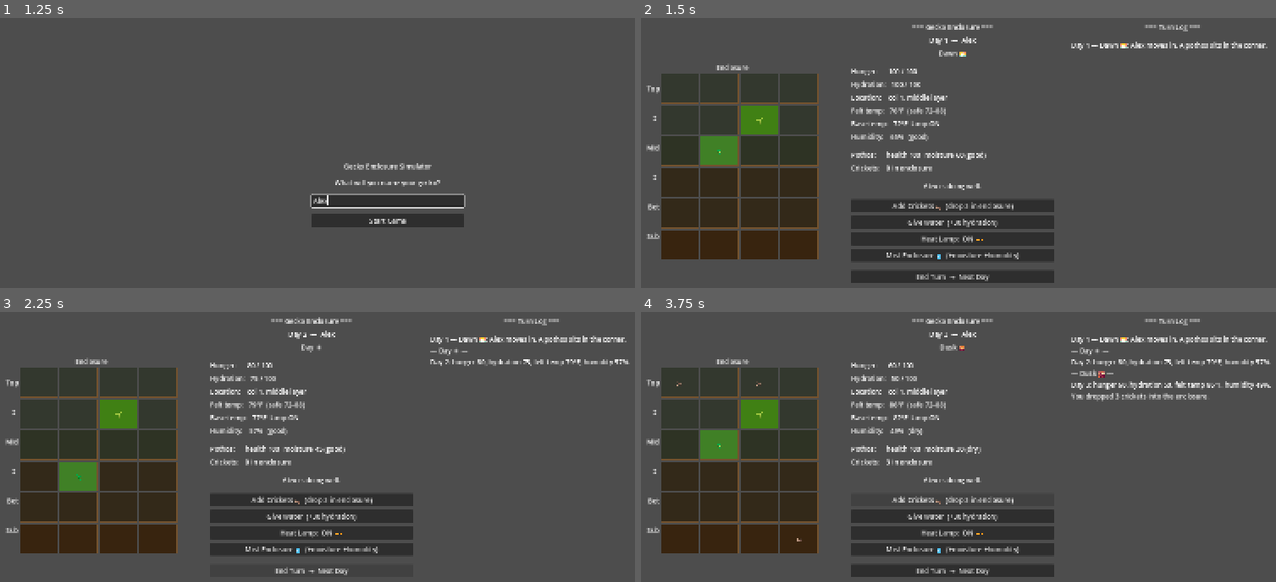
Above: before the commit, frames 1-4 (two rows, left to right).
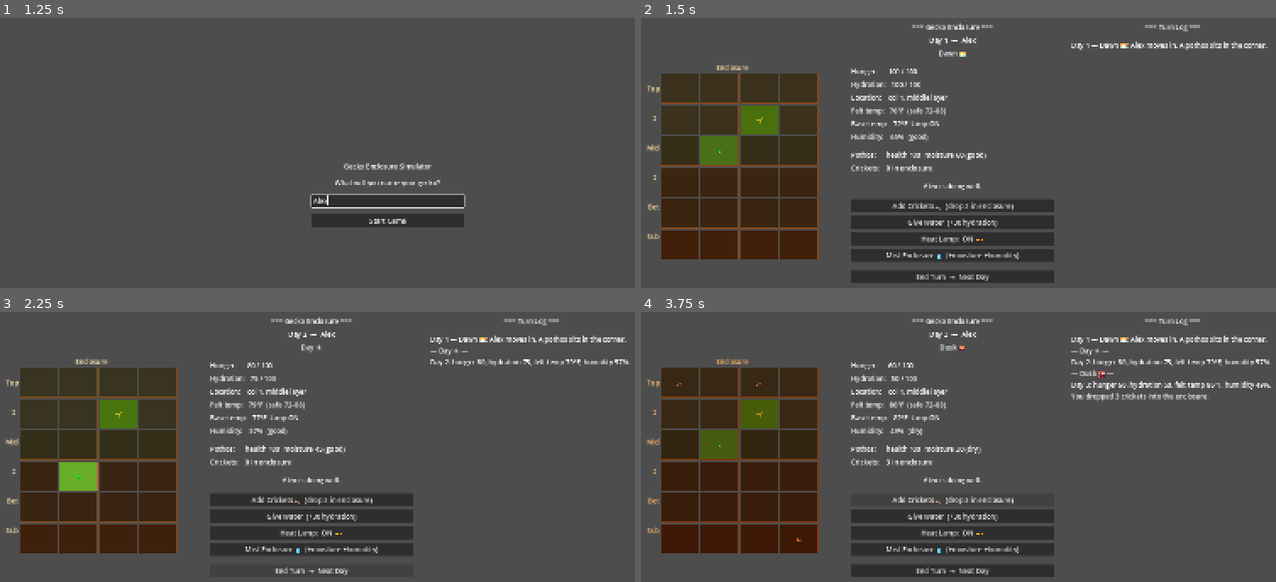
Above: after the commit, the same moments.

Repository: soapsmith/gecko-enclosure-simulator
Game: Godot game, scene res://scenes/main.tscn
Two runs of this game, one before a commit and one after it. Both use one fixed random seed, a clock stepped at 60 frames per second and the inputs below.
Inputs (mouse positions are in pixels of both pictures, inside the frame that each line leads up to):
- Up to frame 1 (1.25 s): click (387, 201) at 0.52 s; type "Alex" at 0.6 s
- Up to frame 2 (1.5 s): click "Start Game" at 1.25 s
- Up to frame 3 (2.25 s): click "End Turn → Next Day" at 2 s
- Up to frame 4 (3.75 s): click "End Turn → Next Day" at 2.75 s; click "Add Crickets 🦗 (drop 3 in enc…" at 3.5 s

Frame 1 is identical in both runs. In frame 2, 0.2% of the frame differs, in the area x 1-19%, y 17-82%; in frame 3, 0.8%; in frame 4, 6.6%, in the area x 0-28%, y 17-90%.

Commit message:
Add atmosphere tinting and tile animations
Grid smoothly tweens between time-of-day color palettes: warm amber
at dawn, bright at day, deep orange at dusk, cool blue at night.
Gecko tile pulses white on movement, bursts yellow-gold on cricket
catch. Window widened to 1600px for three-column layout.

Co-Authored-By: Claude Sonnet 4.6 <noreply@anthropic.com>

Diff:
--- a/scripts/Main.gd
+++ b/scripts/Main.gd
@@ -4,10 +4,10 @@
 var gecko_name: String = "Gecko"
 var hunger: int      = 100
 var hydration: int   = 100
-var temperature: int = 72   # Base ambient temp (bottom of enclosure)
+var temperature: int = 72
 var lamp_on: bool    = true
-var humidity: int    = 65   # Global humidity 0-100
-var time_of_day: int = 0    # 0=Dawn 1=Day 2=Dusk 3=Night, cycles each turn
+var humidity: int    = 65
+var time_of_day: int = 0    # 0=Dawn 1=Day 2=Dusk 3=Night
 var day: int         = 1
 var alive: bool      = true
 
@@ -23,7 +23,7 @@
 
 # Crickets
 var crickets: Array = []
-const CRICKET_LIFESPAN: int      = 5
+const CRICKET_LIFESPAN: int       = 5
 const CRICKET_HUNGER_RESTORE: int = 25
 
 const GRID_COLS: int = 4
@@ -34,11 +34,18 @@
 const TEMP_SAFE_LOW: int  = 72
 const TEMP_SAFE_HIGH: int = 88
 
-# How much warmer each row feels vs the base temp (heat rises, lamp at top)
-# Index 0 = top row, index 5 = substrate
 const ROW_TEMP_BONUS: Array = [8, 6, 4, 2, 1, 0]
 
-const TIME_NAMES:  Array = ["Dawn 🌅", "Day ☀️", "Dusk 🌇", "Night 🌙"]
+const TIME_NAMES: Array = ["Dawn 🌅", "Day ☀️", "Dusk 🌇", "Night 🌙"]
+
+# Atmosphere: modulate applied to the whole grid node each time-of-day phase
+# These multiply with tile colors — warm at dawn/dusk, bright at day, cool/dark at night
+const ATMOSPHERE: Array = [
+	Color(1.15, 0.88, 0.62),   # Dawn  — warm amber
+	Color(1.05, 1.05, 0.97),   # Day   — clean bright
+	Color(1.10, 0.72, 0.42),   # Dusk  — deep orange
+	Color(0.48, 0.52, 0.82),   # Night — cool blue
+]
 
 const ROW_LABELS: Array = ["Top", "  ↕ ", "Mid", "  ↕ ", "Bot", "Sub"]
 
@@ -46,6 +53,7 @@
 var name_screen: Control
 var name_input: LineEdit
 var game_screen: Control
+var grid_node: Control       # The left VBox; modulate tweened for atmosphere
 
 var day_label: Label
 var time_label: Label
@@ -124,6 +132,8 @@
 	gecko_name = entered if entered.length() > 0 else "Gecko"
 	name_screen.hide()
 	game_screen.show()
+	# Set initial atmosphere without tweening
+	grid_node.modulate = ATMOSPHERE[time_of_day]
 	_log("Day 1 — %s: %s moves in. A pothos sits in the corner." % [TIME_NAMES[time_of_day], gecko_name])
 	_update_display()
 
@@ -155,20 +165,20 @@
 
 
 func _build_grid_column(parent: Node) -> void:
-	var left = VBoxContainer.new()
-	left.alignment = BoxContainer.ALIGNMENT_CENTER
-	left.size_flags_horizontal = Control.SIZE_EXPAND_FILL
-	parent.add_child(left)
+	grid_node = VBoxContainer.new()
+	grid_node.alignment = BoxContainer.ALIGNMENT_CENTER
+	grid_node.size_flags_horizontal = Control.SIZE_EXPAND_FILL
+	parent.add_child(grid_node)
 
 	var grid_title = Label.new()
 	grid_title.text = "Enclosure"
 	grid_title.horizontal_alignment = HORIZONTAL_ALIGNMENT_CENTER
-	left.add_child(grid_title)
+	grid_node.add_child(grid_title)
 
 	var grid_row = HBoxContainer.new()
 	grid_row.alignment = BoxContainer.ALIGNMENT_CENTER
 	grid_row.add_theme_constant_override("separation", 4)
-	left.add_child(grid_row)
+	grid_node.add_child(grid_row)
 
 	var row_label_col = VBoxContainer.new()
 	row_label_col.add_theme_constant_override("separation", 0)
@@ -303,7 +313,6 @@
 	right.add_child(restart_button)
 
 
-
 # ══════════════════════════════════════════════════════════════
 # BUTTON HANDLERS
 # ══════════════════════════════════════════════════════════════
@@ -339,40 +348,35 @@
 func _on_end_turn_pressed() -> void:
 	if not alive: return
 
-	# Advance time of day and announce phase changes
 	var prev_time = time_of_day
 	time_of_day = (time_of_day + 1) % 4
 	if time_of_day != prev_time:
 		_log("— %s —" % TIME_NAMES[time_of_day])
+		_tween_atmosphere(ATMOSPHERE[prev_time], ATMOSPHERE[time_of_day])
 
 	day      += 1
-	hunger    = max(0, hunger    - 20)
-
-	# Dry air makes the gecko thirstier
+	hunger    = max(0, hunger - 20)
 	var thirst_drain = 25 + (10 if humidity < 40 else 0)
 	hydration = max(0, hydration - thirst_drain)
-
-	# Lamp raises base temp; it cools overnight without it
 	if lamp_on:
 		temperature = min(TEMP_MAX, temperature + 5)
 	else:
 		temperature = max(TEMP_MIN, temperature - 5)
-
-	# Humidity drops naturally each turn
 	humidity = max(0, humidity - 8)
 
+	var old_x = gecko_x
+	var old_y = gecko_y
 	_move_gecko()
-	_gecko_hunt()
+	var caught = _gecko_hunt()
 	_advance_plant()
 	_age_crickets()
 
-	# Gecko's felt temp depends on its row
 	var felt = _felt_temp()
 	var events: Array = []
-	if hunger      == 0:           events.append("starved")
-	if hydration   == 0:           events.append("dehydrated")
-	if felt        <= TEMP_MIN:    events.append("froze")
-	if felt        >= TEMP_MAX:    events.append("overheated")
+	if hunger    == 0:        events.append("starved")
+	if hydration == 0:        events.append("dehydrated")
+	if felt <= TEMP_MIN:      events.append("froze")
+	if felt >= TEMP_MAX:      events.append("overheated")
 
 	if events.size() > 0:
 		alive = false
@@ -385,6 +389,7 @@
 		_log(summary)
 
 	_update_display()
+	_animate_gecko_tile(gecko_x, gecko_y, caught)
 
 func _on_restart_pressed() -> void:
 	hunger         = 100
@@ -401,6 +406,7 @@
 	plant_moisture = 60
 	plant_alive    = true
 	crickets.clear()
+	grid_node.modulate = ATMOSPHERE[0]
 	for child in log_container.get_children():
 		child.queue_free()
 	_log("New game. Good luck, %s!" % gecko_name)
@@ -408,11 +414,33 @@
 
 
 # ══════════════════════════════════════════════════════════════
+# ANIMATIONS
+# ══════════════════════════════════════════════════════════════
+
+func _tween_atmosphere(from: Color, to: Color) -> void:
+	# Smoothly shift the grid's overall tint between time-of-day phases
+	var tween = create_tween()
+	tween.tween_property(grid_node, "modulate", from, 0.0)  # snap to old first
+	tween.tween_property(grid_node, "modulate", to,   0.8)  # fade to new over 0.8s
+
+func _animate_gecko_tile(x: int, y: int, caught_cricket: bool) -> void:
+	var panel = tile_panels[y * GRID_COLS + x]
+	var tween = create_tween()
+	if caught_cricket:
+		# Bright yellow-white burst then settle
+		tween.tween_property(panel, "modulate", Color(2.5, 2.2, 0.4), 0.08)
+		tween.tween_property(panel, "modulate", Color(1.0, 1.0, 1.0), 0.35)
+	else:
+		# Soft white pulse for movement arrival
+		tween.tween_property(panel, "modulate", Color(1.8, 1.8, 1.8), 0.08)
+		tween.tween_property(panel, "modulate", Color(1.0, 1.0, 1.0), 0.25)
+
+
+# ══════════════════════════════════════════════════════════════
 # CLIMATE
 # ══════════════════════════════════════════════════════════════
 
 func _felt_temp() -> int:
-	# Gecko feels the base temp plus the warmth bonus of its current row
 	return temperature + ROW_TEMP_BONUS[gecko_y]
 
 func _humidity_desc() -> String:
@@ -446,12 +474,14 @@
 			return i
 	return -1
 
-func _gecko_hunt() -> void:
+func _gecko_hunt() -> bool:
 	var idx = _cricket_at(gecko_x, gecko_y)
 	if idx != -1:
 		crickets.remove_at(idx)
 		hunger = min(100, hunger + CRICKET_HUNGER_RESTORE)
 		_log("%s caught a cricket! 🦗  Hunger → %d" % [gecko_name, hunger])
+		return true
+	return false
 
 func _age_crickets() -> void:
 	var died = 0
@@ -472,19 +502,12 @@
 
 func _advance_plant() -> void:
 	if not plant_alive: return
-
 	plant_moisture = max(0, plant_moisture - 15)
-
-	# High humidity slows drying a little
 	if humidity > 60:
 		plant_moisture = min(100, plant_moisture + 3)
-
-	# Light bonus during Day phase
 	var light_bonus = 0
-	if time_of_day == 1:    light_bonus = 3   # full day
-	elif time_of_day == 0 or time_of_day == 2:
-		light_bonus = 1                        # dawn / dusk
-
+	if time_of_day == 1:                         light_bonus = 3
+	elif time_of_day == 0 or time_of_day == 2:   light_bonus = 1
 	if plant_moisture < 20:
 		plant_health = max(0, plant_health - 10)
 		_log("The pothos is drying out!  Health → %d" % plant_health)
@@ -493,7 +516,6 @@
 		_log("The pothos is waterlogged.  Health → %d" % plant_health)
 	else:
 		plant_health = min(100, plant_health + 2 + light_bonus)
-
 	if plant_health == 0:
 		plant_alive = false
 		_log("The pothos has died. 🍂")
@@ -516,7 +538,7 @@
 				gecko_y = ny
 				return
 
-	# Thermoregulation: if too hot move down, if too cold move up
+	# Thermoregulate: too hot → move down, too cold → move up
 	var felt = _felt_temp()
 	if felt > TEMP_SAFE_HIGH and gecko_y < GRID_ROWS - 1:
 		gecko_y += 1
@@ -525,7 +547,7 @@
 		gecko_y -= 1
 		return
 
-	# Bias toward nearest cricket (70% chance)
+	# Bias toward nearest cricket (70%)
 	var nearest = _nearest_cricket()
 	if nearest != Vector2i(-1, -1) and randf() < 0.7:
 		var best_dir = Vector2i(0, 0)
@@ -587,8 +609,8 @@
 
 func _tile_emoji(x: int, y: int) -> String:
 	var parts: Array = []
-	if x == gecko_x and y == gecko_y:                    parts.append("🦎")
-	if plant_alive  and x == PLANT_X and y == PLANT_Y:   parts.append("🌱")
+	if x == gecko_x and y == gecko_y:                     parts.append("🦎")
+	if plant_alive  and x == PLANT_X and y == PLANT_Y:    parts.append("🌱")
 	if not plant_alive and x == PLANT_X and y == PLANT_Y: parts.append("🍂")
 	if _cricket_at(x, y) != -1:                           parts.append("🦗")
 	return "".join(parts)
@@ -599,12 +621,10 @@
 	if plant_alive and x == PLANT_X and y == PLANT_Y:
 		var t = plant_health / 100.0
 		return Color(0.10 + 0.15 * t, 0.30 + 0.20 * t, 0.08)
-	# Night darkens the top rows slightly
-	var night_dim = 0.04 if time_of_day == 3 else 0.0
 	if y == GRID_ROWS - 1:  return Color(0.22, 0.14, 0.06)
 	if y >= GRID_ROWS - 3:  return Color(0.20, 0.16, 0.10)
-	if y >= 2:              return Color(0.18, 0.20 - night_dim, 0.14)
-	return Color(0.20, 0.22 - night_dim, 0.18)
+	if y >= 2:              return Color(0.18, 0.20, 0.14)
+	return Color(0.20, 0.22, 0.18)
 
 func _make_stylebox(color: Color) -> StyleBoxFlat:
 	var s = StyleBoxFlat.new()
@@ -624,42 +644,39 @@
 	return "Pothos:      health %d  moisture %d (%s)" % [plant_health, plant_moisture, desc]
 
 func _update_display() -> void:
-	# Grid
 	for y in range(GRID_ROWS):
 		for x in range(GRID_COLS):
 			var idx = y * GRID_COLS + x
 			tile_panels[idx].add_theme_stylebox_override("panel", _make_stylebox(_tile_color(x, y)))
 			tile_labels[idx].text = _tile_emoji(x, y)
 
-	var felt = _felt_temp()
+	var felt  = _felt_temp()
 	var layer: String
 	if gecko_y <= 1:   layer = "top"
 	elif gecko_y <= 3: layer = "middle"
 	elif gecko_y == 4: layer = "bottom"
 	else:              layer = "substrate"
 
-	day_label.text      = "Day %d  —  %s" % [day, gecko_name]
-	time_label.text     = TIME_NAMES[time_of_day]
-	hunger_label.text   = "Hunger:      %d / 100" % hunger
+	day_label.text       = "Day %d  —  %s" % [day, gecko_name]
+	time_label.text      = TIME_NAMES[time_of_day]
+	hunger_label.text    = "Hunger:      %d / 100" % hunger
 	hydration_label.text = "Hydration:   %d / 100" % hydration
-	position_label.text = "Location:    col %d, %s layer" % [gecko_x, layer]
+	position_label.text  = "Location:    col %d, %s layer" % [gecko_x, layer]
 	felt_temp_label.text = "Felt temp:   %d°F  (safe %d–%d)" % [felt, TEMP_SAFE_LOW, TEMP_SAFE_HIGH]
 	base_temp_label.text = "Base temp:   %d°F  lamp %s" % [temperature, "ON" if lamp_on else "OFF"]
 	humidity_label.text  = "Humidity:    %d%%  (%s)" % [humidity, _humidity_desc()]
 	lamp_button.text     = "Heat Lamp:  %s" % ("ON  🔆" if lamp_on else "OFF  🌑")
 	plant_label.text     = _plant_status_text()
 	cricket_label.text   = "Crickets:    %d in enclosure" % crickets.size()
-	mist_button.disabled = false
-
-	# Warnings
+
 	var warnings: Array = []
-	if hunger      < 30:                          warnings.append("hungry")
-	if hydration   < 30:                          warnings.append("thirsty")
-	if felt        < TEMP_SAFE_LOW:               warnings.append("too cold")
-	if felt        > TEMP_SAFE_HIGH:              warnings.append("too hot")
-	if humidity    < 30:                          warnings.append("air too dry")
-	if plant_alive and plant_moisture < 20:       warnings.append("plant needs water")
-	if crickets.is_empty() and hunger < 50:       warnings.append("no crickets in enclosure")
+	if hunger    < 30:                          warnings.append("hungry")
+	if hydration < 30:                          warnings.append("thirsty")
+	if felt      < TEMP_SAFE_LOW:               warnings.append("too cold")
+	if felt      > TEMP_SAFE_HIGH:              warnings.append("too hot")
+	if humidity  < 30:                          warnings.append("air too dry")
+	if plant_alive and plant_moisture < 20:     warnings.append("plant needs water")
+	if crickets.is_empty() and hunger < 50:     warnings.append("no crickets in enclosure")
 
 	if not alive:
 		status_label.text              = "%s didn't make it. Try again!" % gecko_name
@@ -676,5 +693,6 @@
 		add_crickets_button.disabled   = false
 		water_button.disabled          = false
 		lamp_button.disabled           = false
+		mist_button.disabled           = false
 		end_turn_button.disabled       = false
 		restart_button.hide()
